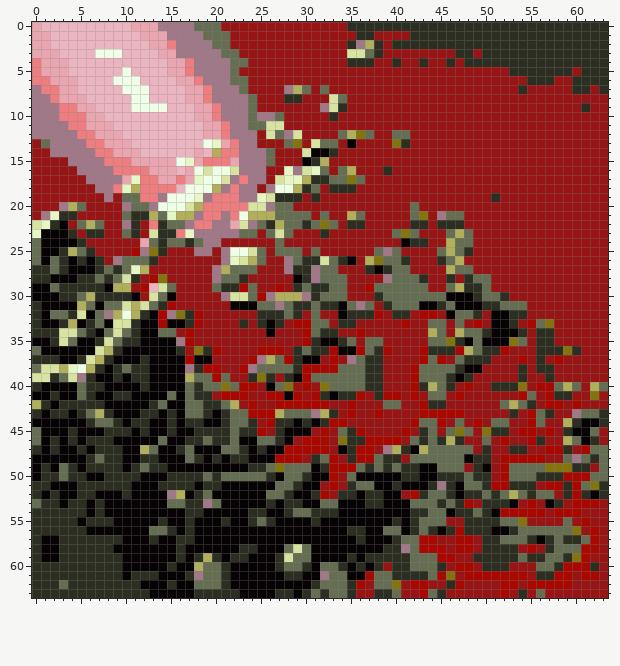
Two versions of one pixel-art sprite, testdata/splash32.png. Above is the file before it was changed.
The file is 64x64 pixels. Colours within 5 levels of each other are drawn and written as one.
After:
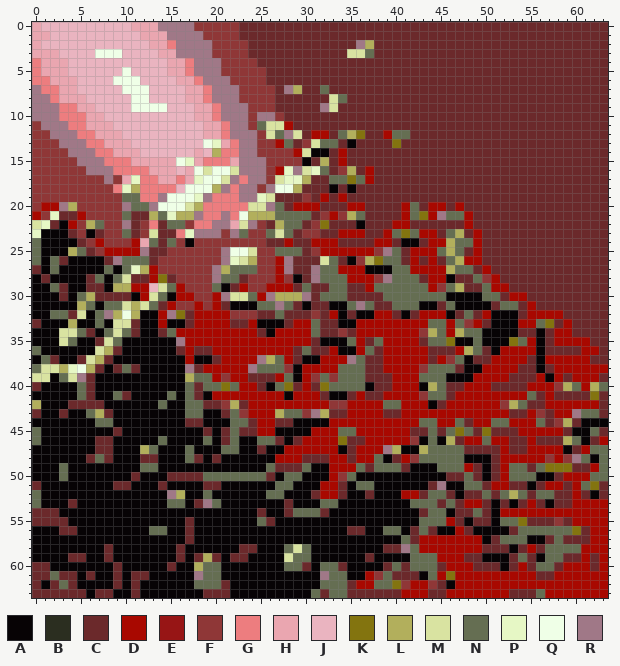
Palette (. is transparent): A #070305  B #2b2e20  C #6b292b  D #a80800  E #971515  F #8f3737  G #ed7d7f  H #eaa6b0  J #eab4c0  K #83740f  L #b2af5c  M #d9e3a1  N #656e52  P #e6f7c5  Q #efffe7  R #a07887
The edit:
Changed rows in their new state; - is an unchanged pixel.
first column x 0:
 0 ------------------FFFFFCCCCCCCCCCCCCCCCCCCCCCCCCCCCCCCCCCCCCCCCC
 1 -------------------FFFFCCCCCCCCCCCCCCCCCCCCCCCCCCCCCCCCCCCCCCCCC
 2 -J------------------FFFFCCCCCCCCCCCC--CCCCCCCCCCCCCCCCCCCCCCCCCC
 3 --------------------FFFFCCCCCCCCCCC---CCCCCCCCCCCCCCCCCCCCCCCCCC
 4 ---------------------FFFFCCCCCCCCCCCCCCCCCCCCCCCCCCCCCCCCCCCCCCC
 5 ---------------------FFFFFCCCCCCCCCCCCCCCCCCCCCCCCCCCCCCCCCCCCCC
 6 ----------------------FFFFCCCCCCCCCCCCCCCCCCCCCCCCCCCCCCCCCCCCCC
 7 -----------------------FFFFC--CC-CCCCCCCCCCCCCCCCCCCCCCCCCCCCCCC
 8 -----------------------FFFFCCCCCC--CCCCCCCCCCCCCCCCCCCCCCCCCCCCC
 9 ------------------------FFFCCCCC--CCCCCCCCCCCCCCCCCCCCCCCCCCCCCC
10 ------------------------F--FCCCCCCCCCCCCCCCCCCCCCCCCCCCCCCCCCCCC
11 F-----------------------F---DCCCCCCCCCCCCCCCCCCCCCCCCCCCCCCCCCCC
12 FF-----------------------F----CDDC---CCD--CCCCCCCCCCCCCCCCCCCCCC
13 FFF----------------------FFD-CF---C-CCCC-CCCCCCCCCCCCCCCCCCCCCCC
14 FFFF---------------------FFFFD---CDCCCCCCCCCCCCCCCCCCCCCCCCCCCCC
15 FFFFF---------------------FFFF-C-CDCCCCCCCCCCCCCCCCCCCCCCCCCCCCC
16 FFFFFF--------------------FD-----CF-CDCCCCCCCCCCCCCCCCCCCCCCCCCC
17 FFFFFFFF-F----------------F----CC----DCCCCCCCCCCCCCCCCCCCCCCCCCC
18 FFFFFFFFF----------------F----CCCACACCCCCCCCCCCCCCCCCCCCCCCCCCCC
19 FFFFFFFFFF-----------------CCCFCDCDCCCCCCCCCCCCCCCCCCCCCCCCCCCCC
20 FDD--FFFFF------------------CDDDCCCDDCCCCD-CDDCDCCCCCCCCCCCCCCCC
21 DF-CCDFFFF-CC------------------CFDF--CCCCD--D---DCCCCCCCCCCCCCCC
22 --C-DF--FF-CF-C--F-------FC---CF-CCCACCCDDCCCCCCDCCCCCCCCCCCCCCC
23 ----CFACFF-CF-CC-----F--FF---CFFCCDDDCCD---DDC--CDCCCCCCCCCCCCCC
24 -----CFDFFFD--C-FAFFFFFFFFCCDCCDDDCCCCDDC-ACDD---DCCCCCCCCCCCCCC
25 ---A--CFDDD--CCFFFFFF----FF---CFDDDDDDF--CDDD---CDCCCCCCCCCCCCCC
26 ---C-A-AC----CFFFFFFF----FFD-CCC--C-F----CDCDC--DDCCCCCCCCCCCCCC
27 CA-A---A-A---DFFFFFF-----FFD-CC---DDDA-A--DDDD---CDCCCCCCCCCCCCC
28 AC---AC-A--CC--CFFFF---CFFFDF-C----DDDF----CDDACC-FDCCCCCCCCCCCC
29 ---CAACC---D----DFFF-AC-FFD-DC-CC--CC-------DF--CC-DDCCCCCCCCCCC
30 ---CA--CCCC-D---DDFFD----------C---CCCC----------A--CDDCCCCCCCCC
31 A-------------C-FFDFDC-------CACCA----CC-----C----AC--CDCCCCCCCC
32 A---C-------A----C-DDDFFFCCNCCCFCD-CAA-DCAC--D-C-CD--ACDDDDCCCCC
33 C--A--A----C-----C-DDDCCDA-AC---CCAADDDDD-DD--D-F-C--AD---CDCCCC
34 AAA---C----C--C-D-DDDDDDDC-DDD--CCFC-DDDDDDF--D---A---CCACDDCCCC
35 --A----C--AA------DDDDDDDDDDDD-C--A-DC-DDDDC---A-------DACDDDDCC
36 ---------C------CDCC-DDDD---DC-CC-----C-DDD-CCC---CA-DDDACCCCDDC
37 ANC--C--C---A-------CDDD-----C--D-D--CCDDDD-C-F-ACCDDD-CAD-DDDCC
38 -------C-C-CA-----C--DD-----FA-------CCDDD-F---C--DDDDCCACDDDDDD
39 --A---C--A-AA--------FDDCCCDN--F-F---CCCDD----A-ADDDDCCCDADCDDDC
40 C-----CA----A-----C------C---C-C-----ACCDD-A--CC-DDCCCCD--F--D--
41 --A---C--NC-------CAD---DD----D-C-AC-CC--D-F--C-DDDDDD--C-CCCC-C
42 -A-ACCCC-----A-----CCF-C-DD------FF-DDD--DD-ACDDDDDDF--CC--D-DDC
43 C-AC-A--C---AA-A---A-C-F------F--CC-DD-CCDD-----DDDDDCC-FCDD---C
44 ------A--A-AA--A-CC--A--CD-CC-A-A--DDDDDDD----D-C-D--DD--CF-C--A
45 ----A---ACA-A--A--ACAC-CC-DA---D-D-N-DDDD-CC-C---C-CCC--D-DC---C
46 --A-A-ACC--------AA-AC-----C-C---D-CC----DFA-A-CDD-D-CC-CCC---CD
47 A-A--A-CCA------A------A-C-------D-C--D--A------CCCCDCCDD--AC---
48 ------C-CA--CC----C-C-AA------CCC-DC---ACDF------AAC-----FDF--A-
49 -A--A-AAAA-A-NA---------AA-CCC--A----C-N-CA-----DC-C---C----CCD-
50 -AA-AA--AAAC---CCCC-N-----C---A---F------AA--ACC-CAC----AAC-----
51 CA---AAAACC---CAAA-CC--------A--D-CA----A---C-A---C--CCAC--C---C
52 N-A--AA---A-------A---------A--C-DCA-CA--D-C--C-CC-C---C--CC-C-C
53 -AA-CA-A---------AC-------A-CA-------AA------C-C-DCAC-C-C-CC---D
54 CCCAAA-A---------AA-----AC--C--NCA--------AC---CC-C------D---DDD
55 CCCCA-AAA-----A--C---A--A-C----A--------A-A---DCACCA---CCCFCD-DD
56 AAACCA---------A-C-----------------CC-----C-C-A-CAA--C-------C-D
57 A--AAAAAAA---A--AC------------------A---A-C--DD--DAC---A-C-CCC-D
58 A--AAAAAC-------C------CC--------------CC-----D--DCCCAC-CN-----D
59 A--ACCAACA------C-C-C-CC---A-------A-CAAAA-----DCCAAAC-CA--CC-CD
60 CCAAAAAAAC-----C-----A-----A--C---C-A-ACNC---CD--CCCACDC--C---CD
61 CCNCCACAAC-CCA---A---A------AA--------F-CCCA---D-------DCC--D--D
62 CAC-CAAAACAC---A-----C---------A---C-D---F--FCA-DDDD--D-----DDDD
63 CCCCCCACCAACA-----ACCCA----AA-A-C--CCCCCCDD-CCDDDDDD-CCC-DDDDDDD
Pixel boxes of the changes (left, top, right, bottom) in both pictures:
changed: (32, 22, 608, 598)
